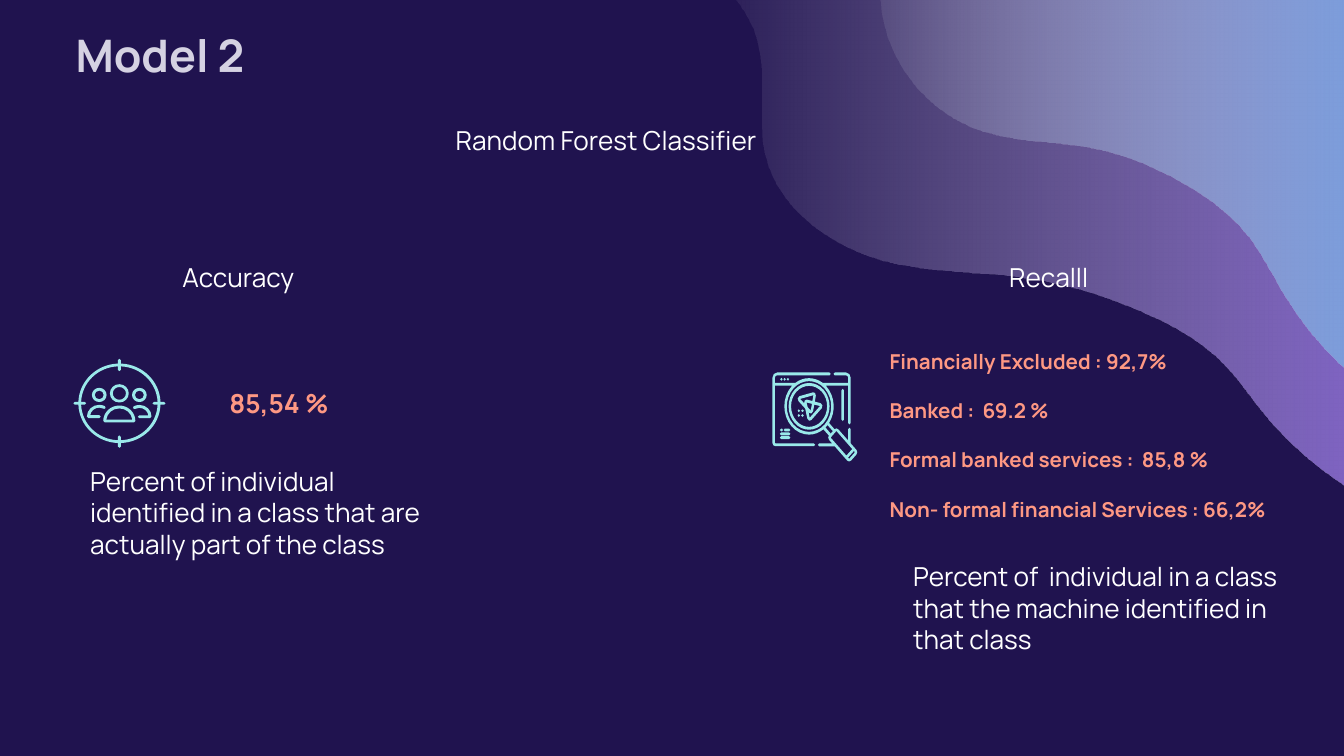
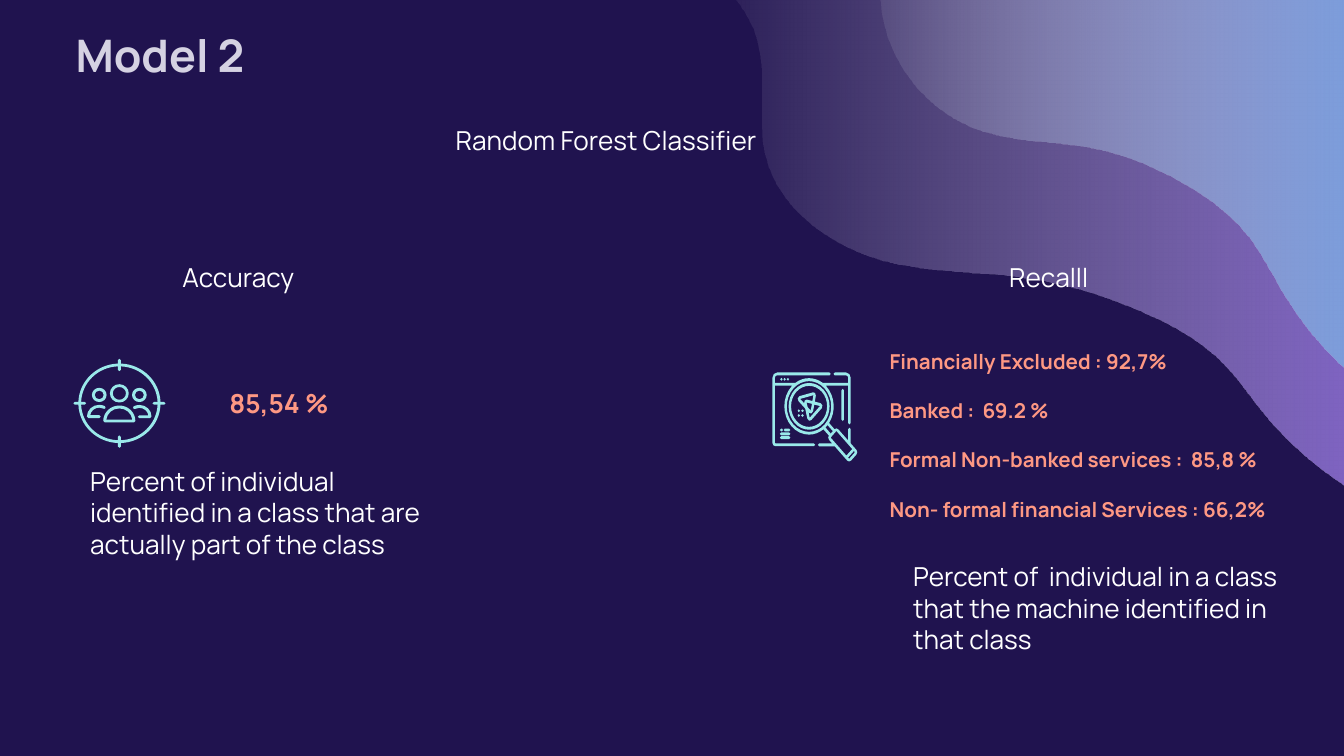
Before and after one commit to VIP509/Finance-Inclusion-1, a slide deck: slide 17 of Pierry Valcin Presentation.pptx. Drawn at 1344x756 pixels with LibreOffice and Linux fonts; fonts in the diff are those of the drawing. Boxes give left, top, right and bottom in pixels: in the first picture for what was removed or moved away, otherwise in the second. Text is boxed around its words. In the diff, an @@ line names an element or a change of style, - is before the commit and + after.

```diff
--- a/Pierry Valcin Presentation.pptx
+++ b/Pierry Valcin Presentation.pptx
@@ text at <box>890,452,1234,470</box>: text changed @@
-Formal banked services : 85,8 %
+Formal Non-banked services : 85,8 %
```
Also in this commit, not shown: 9 other slides changed.
